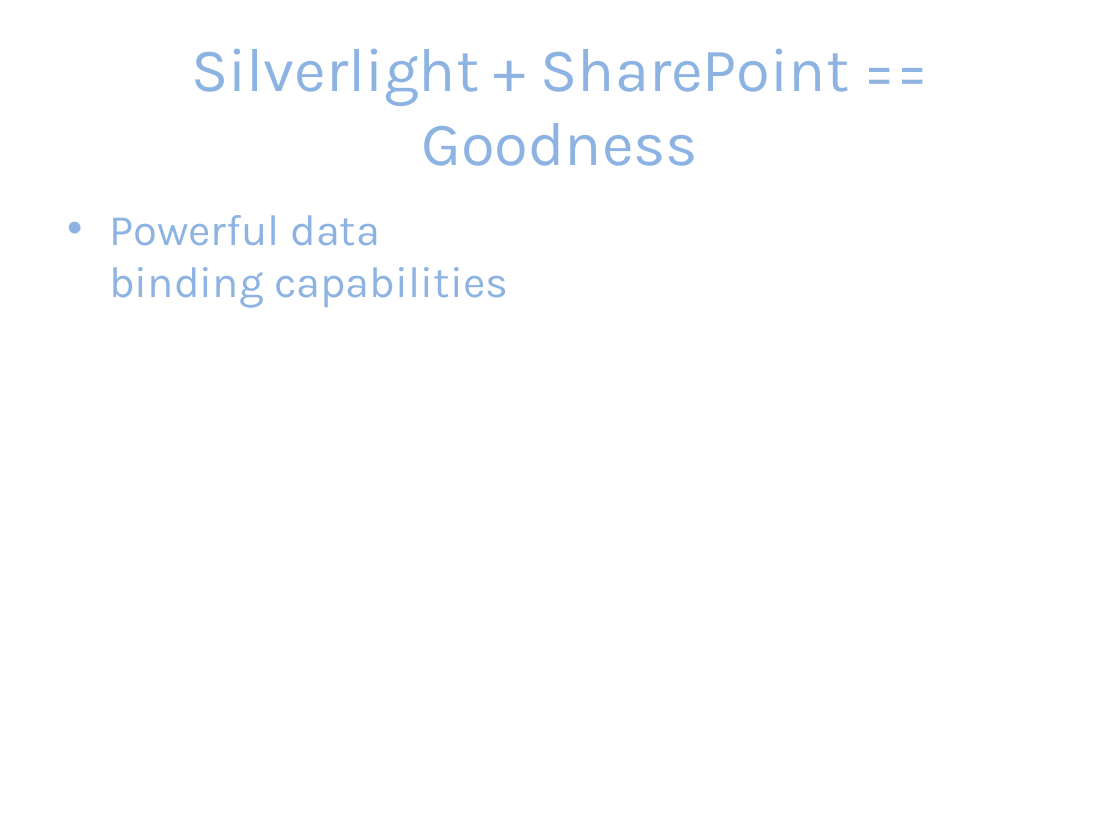
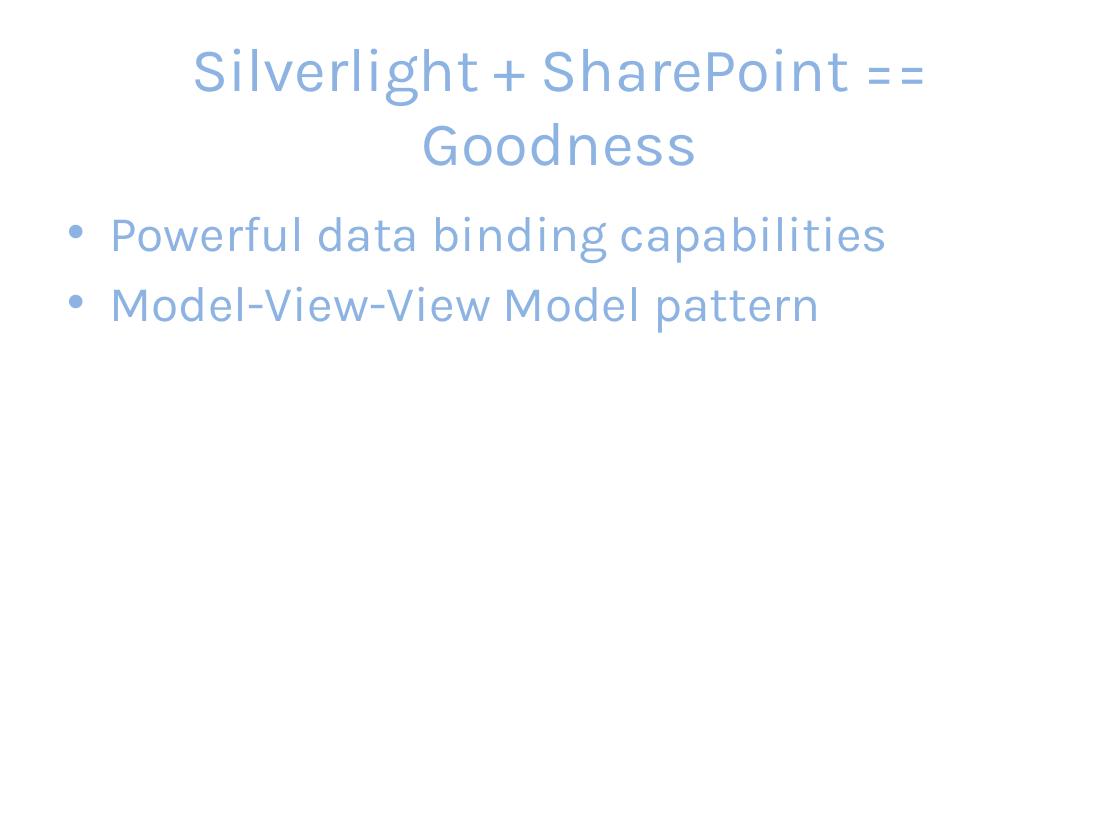
Before and after one commit to jacobladams/presentations, a slide deck: slide 8 of silverlight-and-sharepoint/Silverlight and SharePoint.pptx (slide 9 before the commit). Drawn at 1120x840 pixels with LibreOffice and Linux fonts; fonts in the diff are those of the drawing. Boxes give left, top, right and bottom in pixels: in the first picture for what was removed or moved away, otherwise in the second. Text is boxed around its words. In the diff, an @@ line names an element or a change of style, - is before the commit and + after.

```diff
--- a/silverlight-and-sharepoint/Silverlight and SharePoint.pptx
+++ b/silverlight-and-sharepoint/Silverlight and SharePoint.pptx
@@ text at (109, 217, 888, 263): size 28 to 32 pt in "Powerful data binding capabilities" @@
@@ text at (109, 287, 821, 333): paragraph added @@
+• Model-View-View Model pattern
```
Also in this commit, not shown: 4 other slides changed, 2 slides added, 1 slide removed.
